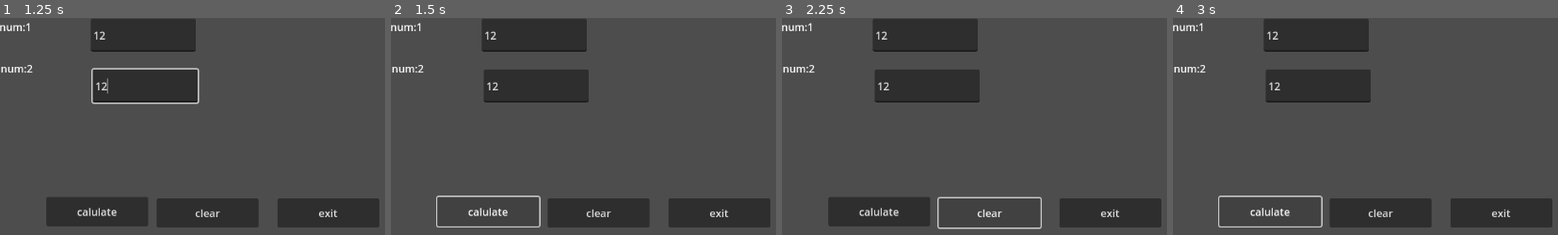
Above: before the commit, frames 1-4 (left to right).
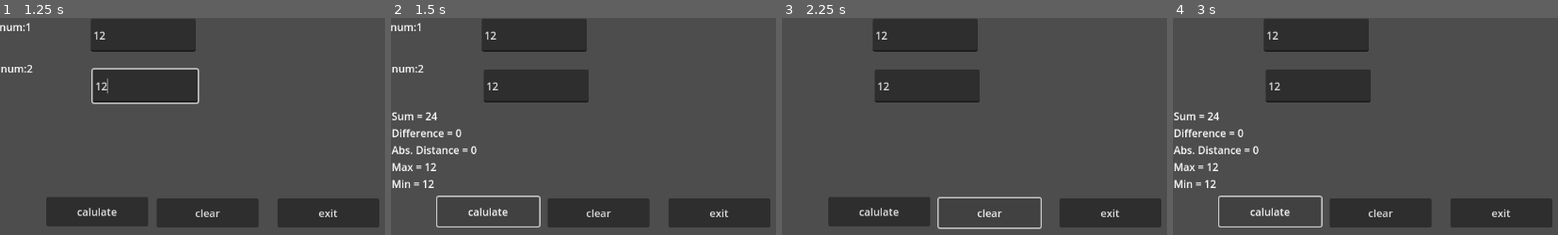
Above: after the commit, the same moments.

Repository: Loganadams56/game-design-1
Game: Godot game, scene res://prog_88a.tscn
Two runs of this game, one before a commit and one after it. Both use one fixed random seed, a clock stepped at 60 frames per second and the inputs below. The project has no main scene, so this scene is started directly.
Inputs (mouse positions are in pixels of both pictures, inside the frame that each line leads up to):
- Up to frame 1 (1.25 s): click (142, 35) at 0.52 s; type "12" at 0.6 s; click (146, 85) at 0.75 s; type "12" at 0.83 s
- Up to frame 2 (1.5 s): click "calulate" at 1.25 s
- Up to frame 3 (2.25 s): click "clear" at 2 s
- Up to frame 4 (3 s): click "calulate" at 2.75 s

Frame 1 is identical in both runs. In frame 2, 1.4% of the frame differs, in the area x 0-23%, y 43-79%; in frame 3, 0.3%; in frame 4, 1.7%, in the area x 0-23%, y 2-79%.
Error before the commit: Invalid assignment of property or key 'text' with value of type 'String' on a base object of type 'null instance'. (res://prog88a.gd:19)

Commit message:
Update prog88a.gd
up

Diff:
--- a/prog88a.gd
+++ b/prog88a.gd
@@ -12,13 +12,38 @@
 
 
 func _on_btncalc_pressed():
-	pass # Replace with function body.
+	var num1 = int($LineEdit.text)
+	var num2 = int($LineEdit2.text)
+	var Sum = num1 + num2
+	var Diff = num1 - num2
+	# Do product and average yourself
+	var Abs = abs(Diff)
+	var Max = 0
+	var Min = 0
+	if num1 > num2:
+		Max = num1
+		# Min = num2
+	else:  # Otherwise...
+		Max = num2
+
+	if Max == num1:
+		Min = num2
+	else:
+		Min = num1
+
+	$Label3.text = "Sum = " + str(Sum) + \
+				   "\nDifference = " + str(Diff) + \
+
+				   "\nAbs. Distance = " + str(Abs) + \
+				   "\nMax = " + str(Max) + \
+				   "\nMin = " + str(Min)
 
 
 func _on_btnclear_pressed():
-	$label1.text = ""
-	$label2.text = ""
+	$Label.text = ""
+	$Label2.text = ""
+	$Label3.text = ""
 
 
 func _on_btnexit_pressed():
-	pass # Replace with function body.
+	get_tree().quit()
